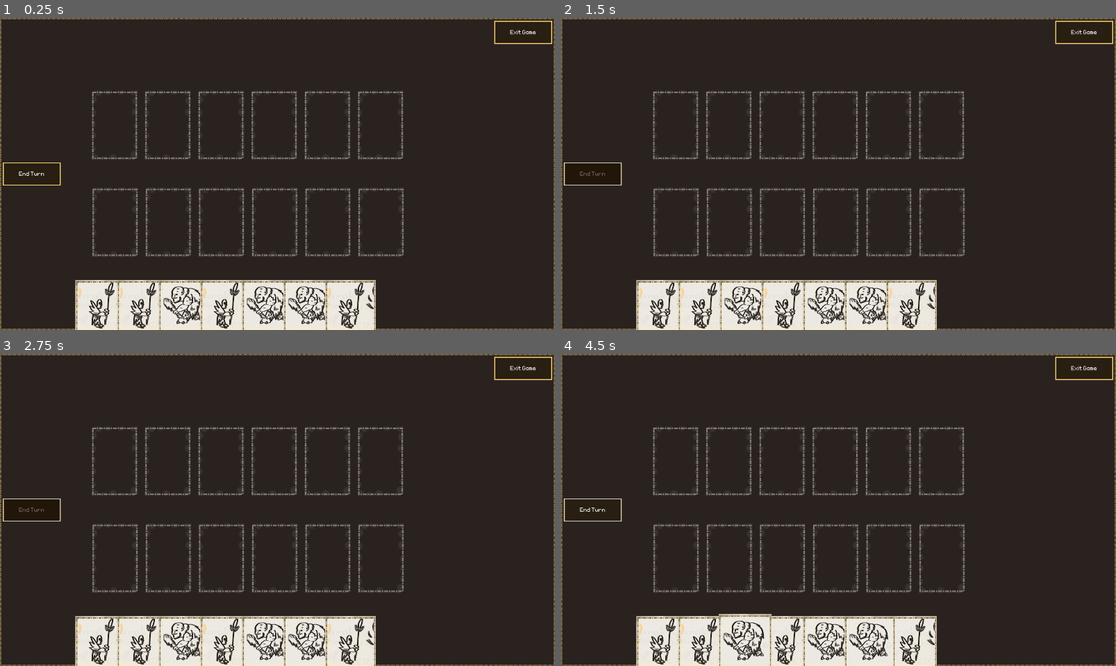
Above: before the commit, frames 1-4 (two rows, left to right).
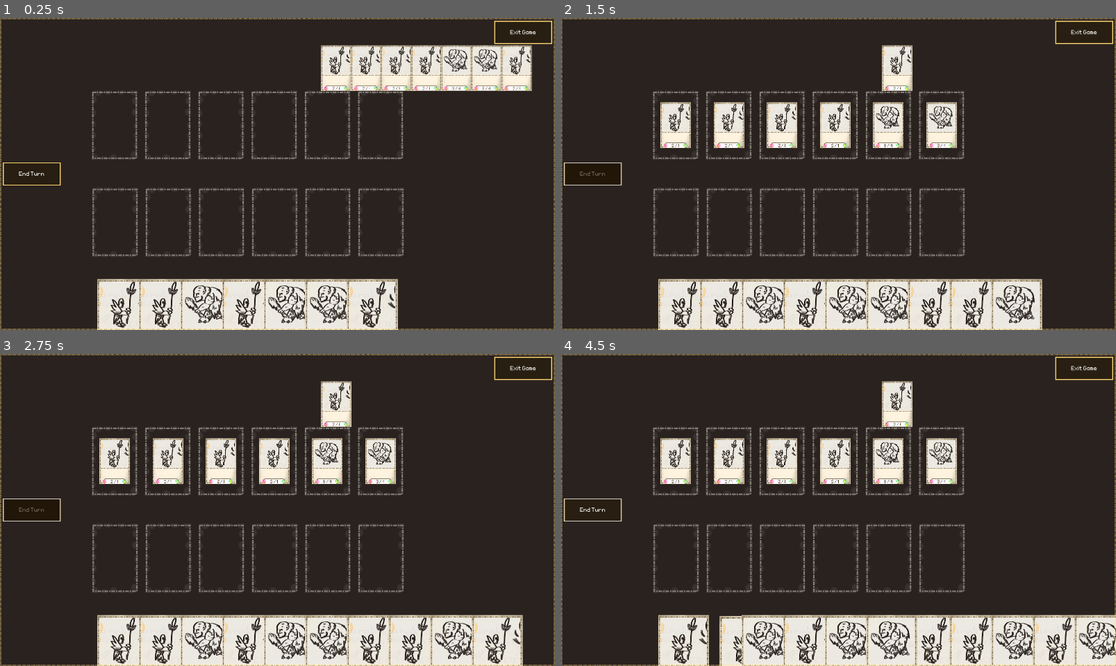
Above: after the commit, the same moments.

Repository: OttoElomaa/Godot-4-Ogre-Card-Game
Game: Godot game, scene res://GameScenes/main.tscn
Same seed, same stepped clock (60 frames per second), same inputs: the game is played once before the commit and once after it.
Inputs (mouse positions are in pixels of both pictures, inside the frame that each line leads up to):
- Up to frame 1 (0.25 s): no input
- Up to frame 2 (1.5 s): click (594, 174) at 0.5 s; click (594, 174) at 1.25 s
- Up to frame 3 (2.75 s): click (33, 510) at 2 s
- Up to frame 4 (4.5 s): tap Enter at 2.75, 4.25 s; drag from (660, 653) to (827, 653) at 2.77 s; tap Space at 3.5 s; drag from (705, 653) to (871, 653) at 3.52 s; move the mouse to (744, 653) at 4.27 s; click (744, 653) at 4.42 s

The runs differ from the first frame. In frame 1, 11% of the frame differs, in the area x 13-96%, y 8-100%; in frame 2, 13%; in frame 3, 15%; in frame 4, 16%, in the area x 13-100%, y 8-100%.

Commit message:
Battle_system.gd: Enemy now gets their own hand. and can place cards in enemy slots

Diff:
--- /dev/null
+++ b/GameScenes/battle_system.gd
@@ -0,0 +1,28 @@
+extends Node2D
+
+
+
+
+var main:Node = null
+var cardsManager:Node = null
+
+
+func _on_end_turn_button_pressed() -> void:
+	enemyPlayTurn()
+	cardsManager.startPlayerTurn()
+
+
+func enemyPlayTurn():
+
+	var enemyHandCards = cardsManager.getEnemyHandCards()
+	for card:Card in enemyHandCards:
+		playEnemyCard(card)
+
+
+
+func playEnemyCard(card:Card):
+	for slot:CardSlot in main.getEnemySlots():
+		if slot.isAvailable:
+			cardsManager.placeCardInSlot(card, slot)
+			card.reparent(cardsManager.get_node("EnemyBoard"))
+			return
--- a/GameScenes/cards_manager.gd
+++ b/GameScenes/cards_manager.gd
@@ -11,6 +11,8 @@
 
 
 var main:Node = null
+var battleSystem:Node = null
+
 var screenSize:Rect2 = Rect2(Vector2.ZERO, Vector2.ZERO)
 
 var currentDraggedCard:Card = null
@@ -18,20 +20,24 @@
 
 
 func _ready() -> void:
-	main = get_parent()
 	screenSize = get_viewport_rect()
 
 	dealPlayerHand()
+	dealEnemyHand()
 
 
 
 func dealPlayerHand():
-
-
 	for i in range(MAX_HAND_SIZE):
 		drawCard($PlayerHand)
-
-	updatePlayerHandOffsets()
+	updatePlayerHandOffsets()
+
+
+func dealEnemyHand():
+	for i in range(MAX_HAND_SIZE):
+		drawCard($EnemyHand)
+	updatePlayerHandOffsets()
+
 
 
 func drawCard(targetHand:Node2D):
@@ -48,6 +54,12 @@
 	for c in $PlayerHand.get_children():
 		c.position = $PlayerHandPosition.position + Vector2(x_offset, 0)
 		x_offset += 180
+
+	x_offset = 0
+	for c in $EnemyHand.get_children():
+		c.position = $EnemyHandPosition.position + Vector2(x_offset, 0)
+		c.scale = Vector2(0.6, 0.6)
+		x_offset += 130
 
 
 
@@ -109,9 +121,7 @@
 		#### AVAILABLE SLOT WAS FOUND, SET CARD TO IT
 		if selectedSlot.isAvailable:
 			if main.checkSlotPlayer(selectedSlot):
-				currentDraggedCard.position = selectedSlot.position
-				currentDraggedCard.mySlot = selectedSlot
-				selectedSlot.toggleAvailable(false)
+				placeCardInSlot(currentDraggedCard, selectedSlot)
 				success = true
 
 				currentDraggedCard.reparent($PlayerBoard)
@@ -126,7 +136,10 @@
 	return null
 
 
-
+func placeCardInSlot(card:Card, slot:CardSlot):
+	card.position = slot.position
+	card.mySlot = slot
+	slot.toggleAvailable(false)
 
 
 
@@ -201,3 +214,12 @@
 func connectCardSignal(card:Card):
 	card.connect("hoverOn", onHoverCard)
 	card.connect("hoverOff", onHoverCardOff)
+
+
+func startPlayerTurn():
+	drawCard($PlayerHand)
+	updatePlayerHandOffsets()
+
+
+func getEnemyHandCards():
+	return $EnemyHand.get_children()
--- a/GameScenes/main.gd
+++ b/GameScenes/main.gd
@@ -10,6 +10,12 @@
 }
 
 func _ready() -> void:
+
+	$CardsManager.main = self
+	$CardsManager.battleSystem = $BattleSystem
+
+	$BattleSystem.main = self
+	$BattleSystem.cardsManager = $CardsManager
 
 	for slot:CardSlot in $PlayerSlots.get_children():
 		slot.slotType = CardSlotTypes.PLAYER
@@ -25,6 +31,10 @@
 	return slot.slotType == CardSlotTypes.ENEMY
 
 
+func getEnemySlots():
+	return $EnemySlots.get_children()
+
+
 #### USE EXIT BUTTON TO CLOSE THE GAME
 func _on_exit_button_pressed() -> void:
 	get_tree().quit()
--- a/GameScenes/main.tscn
+++ b/GameScenes/main.tscn
@@ -1,7 +1,8 @@
-[gd_scene load_steps=9 format=3 uid="uid://d0m41055ikape"]
+[gd_scene load_steps=10 format=3 uid="uid://d0m41055ikape"]
 
 [ext_resource type="Script" uid="uid://b3w556kkvbcar" path="res://GameScenes/main.gd" id="1_8jxey"]
 [ext_resource type="Script" uid="uid://d0w7g3qrh1m43" path="res://GameScenes/cards_manager.gd" id="1_n4faa"]
+[ext_resource type="Script" uid="uid://doyn8i1dunq2s" path="res://GameScenes/battle_system.gd" id="2_8jxey"]
 [ext_resource type="Texture2D" uid="uid://6b1b3mtorr35" path="res://Art/UI-border-ninepatchrect-texture.png" id="3_015nr"]
 [ext_resource type="PackedScene" uid="uid://b7sjbfq7abkga" path="res://GameScenes/tableCardSlot.tscn" id="4_c6j12"]
 [ext_resource type="StyleBox" uid="uid://jqa8dgagawo1" path="res://PanelStyles/SkillBarBoxStyle.tres" id="5_hys5q"]
@@ -13,6 +14,7 @@
 script = ExtResource("1_8jxey")
 
 [node name="BattleSystem" type="Node2D" parent="."]
+script = ExtResource("2_8jxey")
 
 [node name="CardsManager" type="Node2D" parent="."]
 script = ExtResource("1_n4faa")
@@ -30,7 +32,10 @@
 [node name="EnemyBoard" type="Node2D" parent="CardsManager"]
 
 [node name="PlayerHandPosition" type="Marker2D" parent="CardsManager"]
-position = Vector2(436, 1299)
+position = Vector2(530, 1295)
+
+[node name="EnemyHandPosition" type="Marker2D" parent="CardsManager"]
+position = Vector2(1454, 217)
 
 [node name="PlayerSlots" type="Node2D" parent="."]
 z_index = -1
@@ -153,3 +158,4 @@
 zoom = Vector2(0.8, 0.8)
 
 [connection signal="pressed" from="CanvasLayer/ExitPane/Panel/ExitButton" to="." method="_on_exit_button_pressed"]
+[connection signal="pressed" from="CanvasLayer/EndTurnPane/Panel/EndTurnButton" to="BattleSystem" method="_on_end_turn_button_pressed"]
Not shown, added: GameScenes/battle_system.gd.uid
